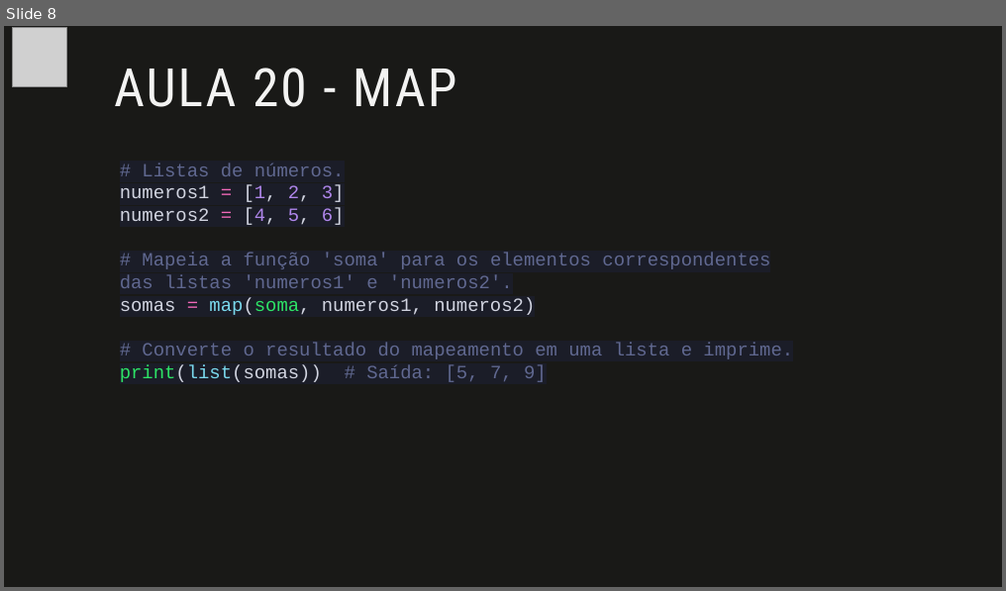
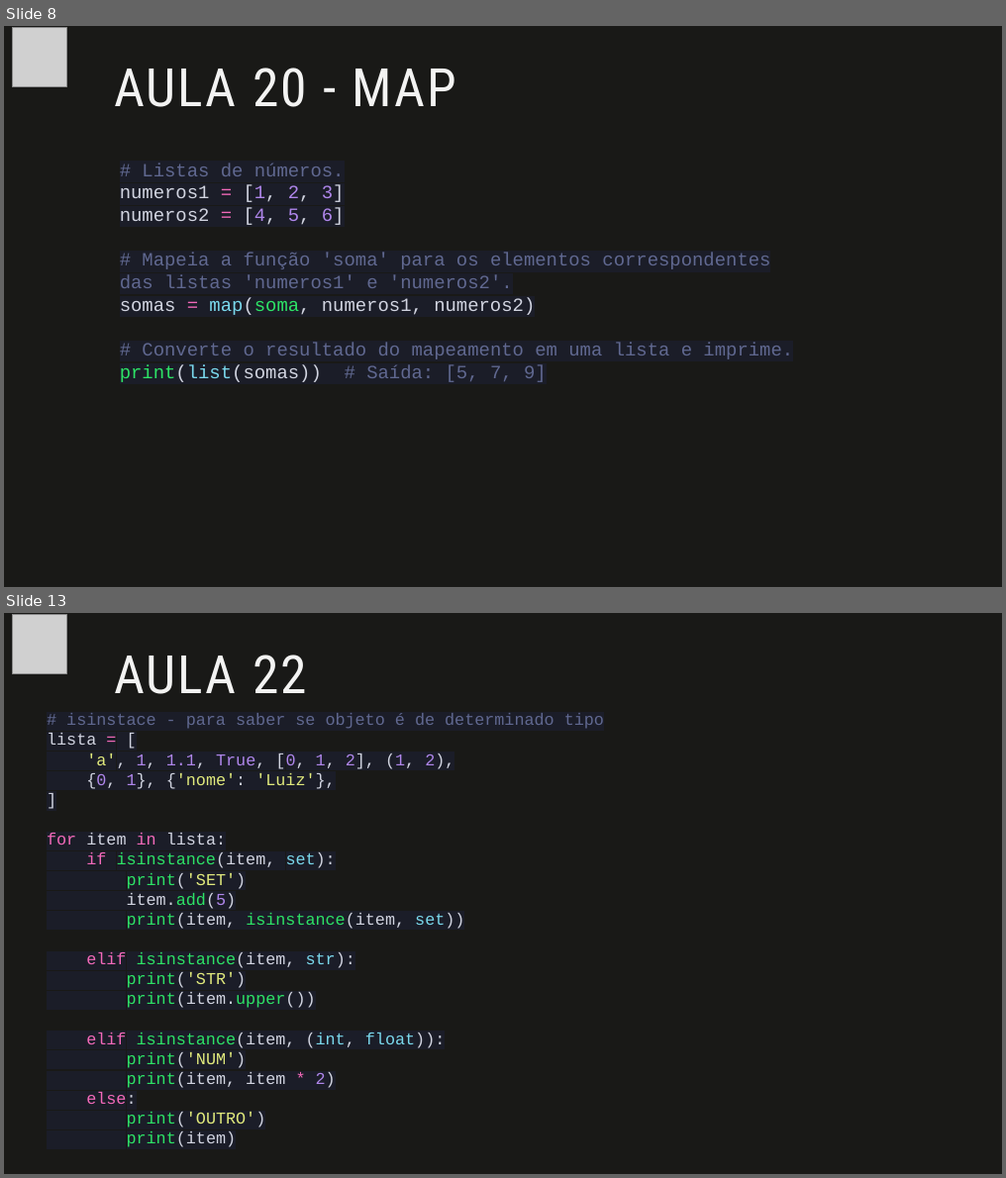
Before and after one commit to fabio-sudo/PythonCurso, a slide deck: Python_Dev/Python Intermediário/Material Python/5 Lista/5- Lista.pptx. Shown one above the other, each under a label of ours: slide 8 before the commit, slides 8 and 13 after it; the slides between them are not shown. The pictures are 1006x591 and 1006x1178 pixels, drawn with LibreOffice and Linux fonts; fonts in the diff are those of the drawing; grey boxes stand for pictures. Boxes give left, top, right and bottom in pixels: in the first picture for what was removed or moved away, otherwise in the second. Text is boxed around its words. In the diff, an @@ line names an element or a change of style, - is before the commit and + after.

```diff
--- a/Python_Dev/Python Intermediário/Material Python/5 Lista/5- Lista.pptx
+++ b/Python_Dev/Python Intermediário/Material Python/5 Lista/5- Lista.pptx
@@ slide 13 added at box(4, 613, 1002, 1174), background #191917 @@
@@ picture added at box(12, 615, 66, 673) @@
@@ title added at box(114, 655, 307, 694), 51 pt, text #F3F3F2 @@
+AULA 22
@@ text added at box(47, 713, 604, 1148), 16 pt, text #D1D4E0 @@
+# isinstace - para saber se objeto é de determinado tipo
+lista = [
+'a', 1, 1.1, True, [0, 1, 2], (1, 2),
+{0, 1}, {'nome': 'Luiz'},
+]
+for item in lista:
+if isinstance(item, set):
+print('SET')
+item.add(5)
+print(item, isinstance(item, set))
+elif isinstance(item, str):
+print('STR')
+print(item.upper())
+elif isinstance(item, (int, float)):
+print('NUM')
+print(item, item * 2)
+else:
+print('OUTRO')
+print(item)
```
Also in this commit, not shown: 6 other slides added, 4 other files.
